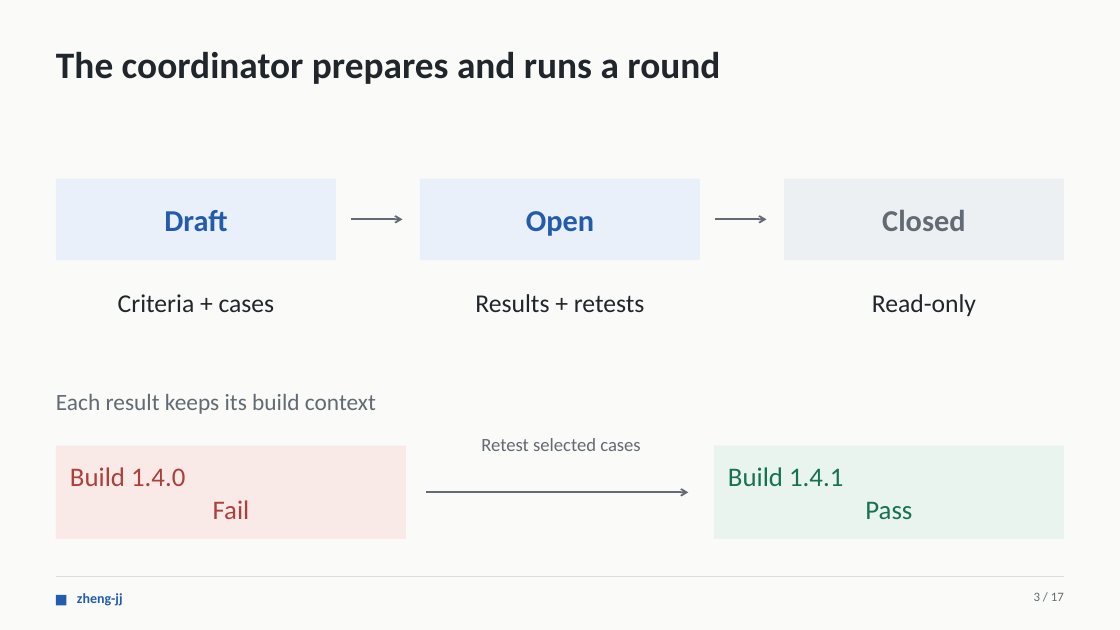
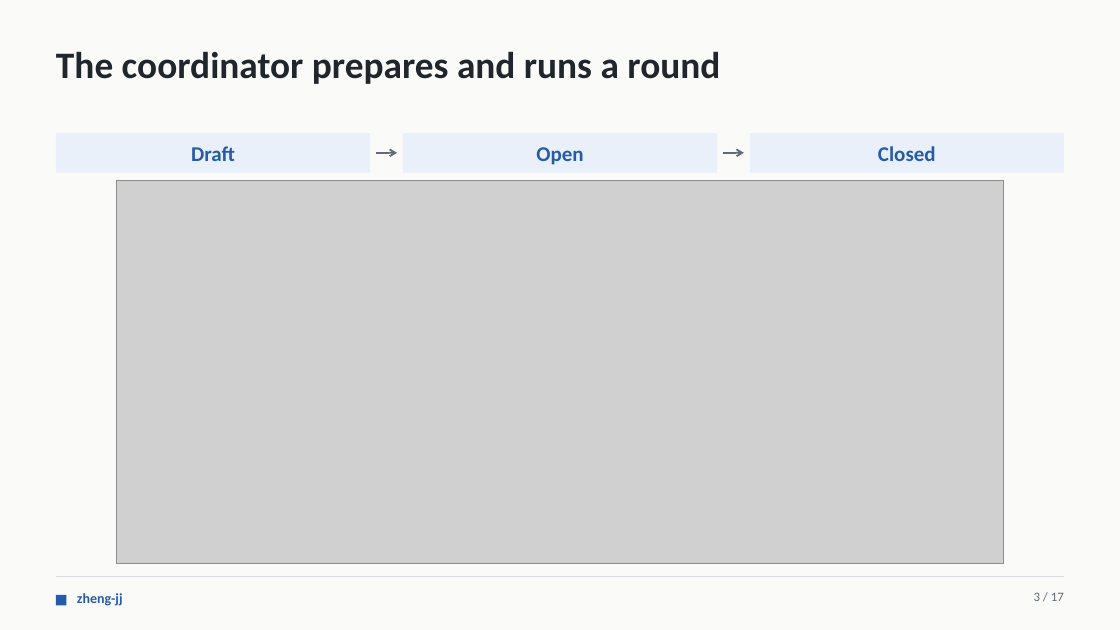
Before and after one commit to CS3227-2610-MP4-Relay/CS3227-2610-MP4, a slide deck: slide 3 of presentations/Relay-MP4.pptx. Drawn at 1120x630 pixels with LibreOffice and Linux fonts; fonts in the diff are those of the drawing; grey boxes stand for pictures. Boxes give left, top, right and bottom in pixels: in the first picture for what was removed or moved away, otherwise in the second. Text is boxed around its words. In the diff, an @@ line names an element or a change of style, - is before the commit and + after.

```diff
--- a/presentations/Relay-MP4.pptx
+++ b/presentations/Relay-MP4.pptx
@@ rectangle "Draft" at (x1=56, y1=133, x2=371, y2=172): size 26 to 18 pt @@
@@ rectangle "Draft" resized from (x1=56, y1=178, x2=336, y2=260) to (x1=56, y1=133, x2=371, y2=172) @@
@@ rectangle "Open" resized from (x1=420, y1=178, x2=700, y2=260) to (x1=403, y1=133, x2=718, y2=172) @@
@@ rectangle "Open" at (x1=403, y1=133, x2=718, y2=172): size 26 to 18 pt @@
@@ rectangle "Closed" resized from (x1=784, y1=178, x2=1064, y2=260) to (x1=750, y1=133, x2=1065, y2=172) @@
@@ rectangle "Closed" at (x1=750, y1=133, x2=1065, y2=172): size 26 to 18 pt, text colour #626A73 to #235CAD; fill #EDF0F2 to #EAF0FA @@
@@ arrow moved from (351, 219) - (402, 219) to (376, 153) - (397, 153) @@
@@ arrow moved from (715, 219) - (766, 219) to (723, 153) - (744, 153) @@
@@ picture added at (x1=117, y1=181, x2=1004, y2=564) @@
@@ text removed at (x1=118, y1=294, x2=275, y2=312) @@
-Criteria + cases
@@ text removed at (x1=475, y1=294, x2=645, y2=312) @@
-Results + retests
@@ text removed at (x1=872, y1=294, x2=976, y2=316) @@
-Read-only
@@ text removed at (x1=56, y1=394, x2=376, y2=414) @@
-Each result keeps its build context
@@ rectangle removed at (x1=56, y1=446, x2=407, y2=539) @@
-Build 1.4.0
-Fail
@@ text removed at (x1=481, y1=438, x2=640, y2=451) @@
-Retest selected cases
@@ rectangle removed at (x1=714, y1=446, x2=1065, y2=539) @@
-Build 1.4.1
-Pass
@@ arrow removed from (426, 492) to (688, 492) @@
```
Also in this commit, not shown: 3 other slides changed, 3 other files.
